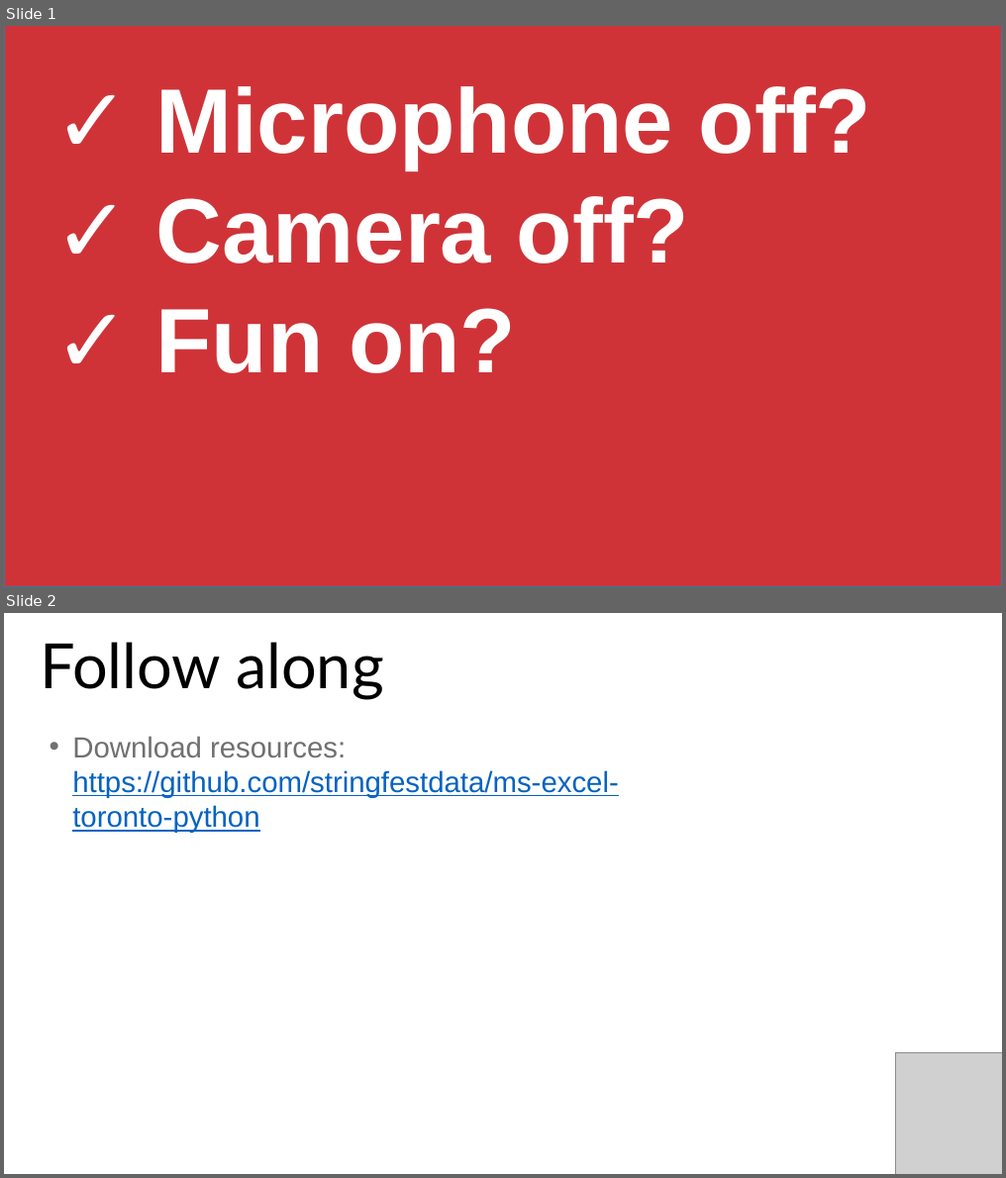
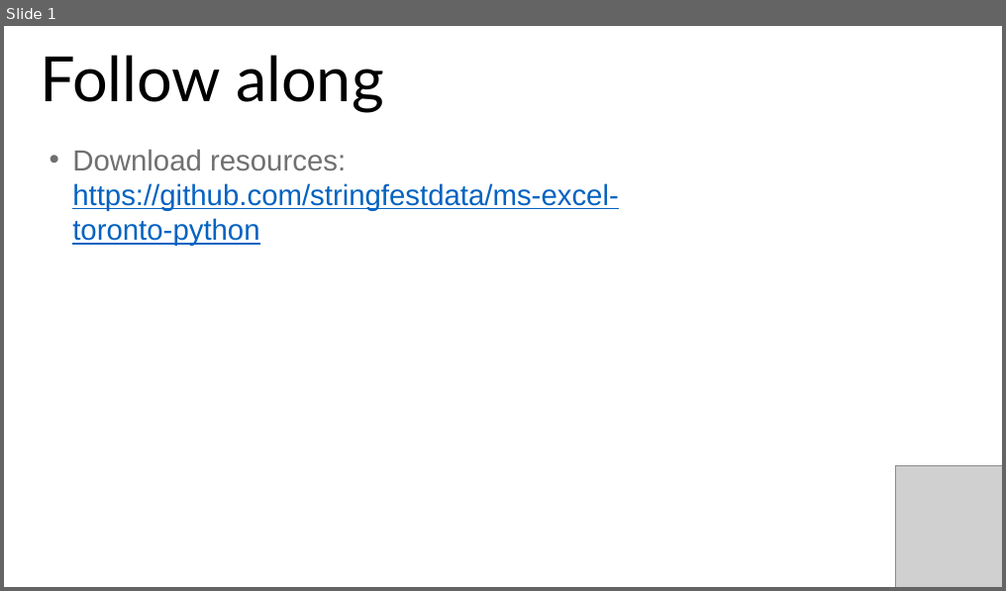
Before and after one commit to stringfestdata/python-for-excel-users, a slide deck: intro-python-excel-users.pptx. Shown one above the other, each under a label of ours: slides 1 and 2 before the commit, slide 1 after it. The pictures are 1006x1178 and 1006x591 pixels, drawn with LibreOffice and Linux fonts; fonts in the diff are those of the drawing; grey boxes stand for pictures; background and template pictures are left out. Boxes give left, top, right and bottom in pixels: in the first picture for what was removed or moved away, otherwise in the second. Text is boxed around its words. In the diff, an @@ line names an element or a change of style, - is before the commit and + after.

```diff
--- a/intro-python-excel-users.pptx
+++ b/intro-python-excel-users.pptx
@@ slide 1 removed at <box>4,26,1002,587</box>, background #FFFFFF @@
@@ rectangle removed at <box>4,26,1002,587</box> @@
@@ text removed at <box>155,86,871,373</box> @@
-✓ Microphone off?
-✓ Camera off?
-✓ Fun on?
@@ what was slide 2 is now slide 1 @@
```
Also in this commit, not shown: 1 slide changed.
